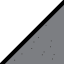
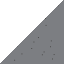
Before/after of a 64 × 64 layered artwork. What changed in the layer stack:
hid "Rectangle 1" over [0, 0, 64, 64]
